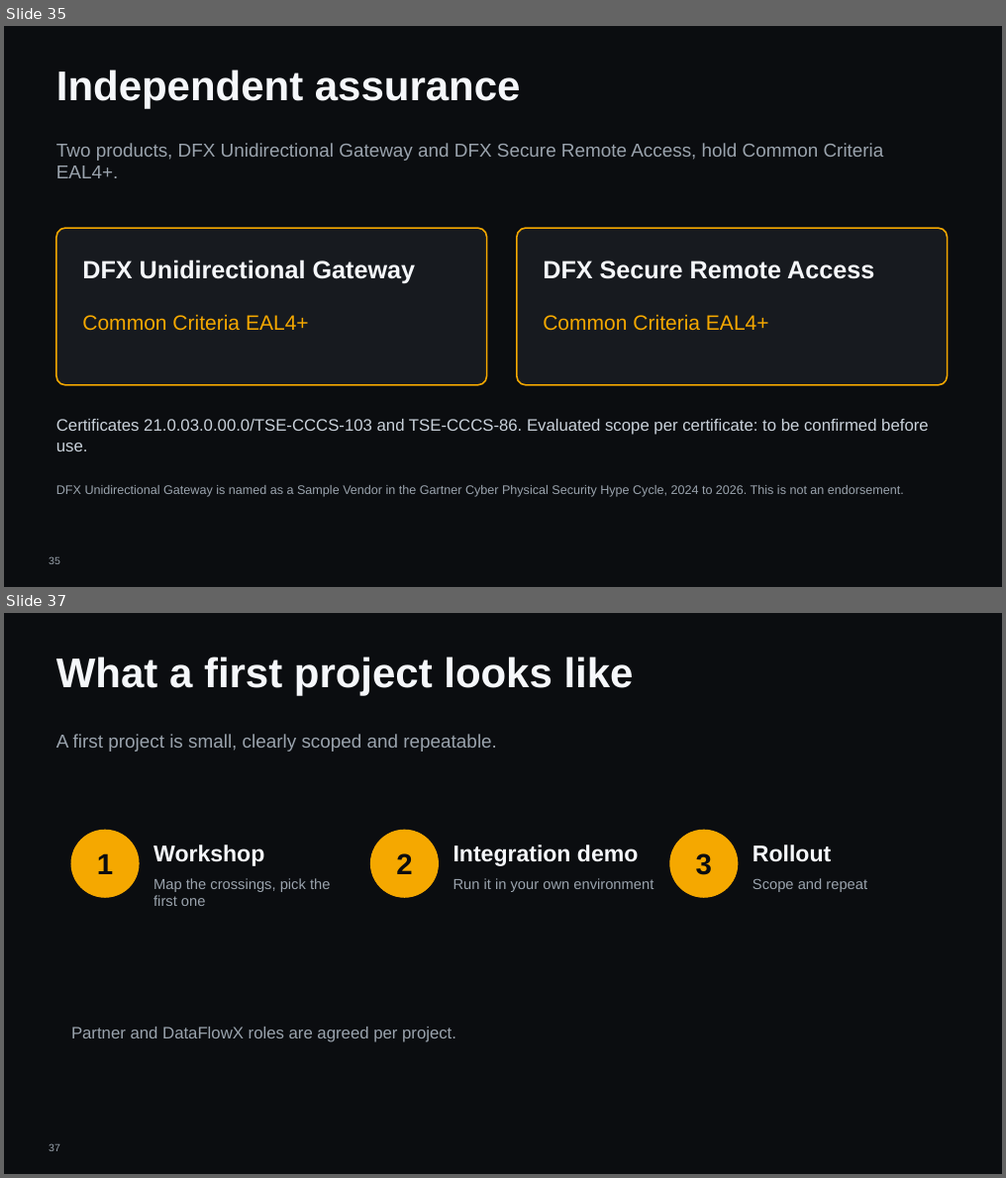
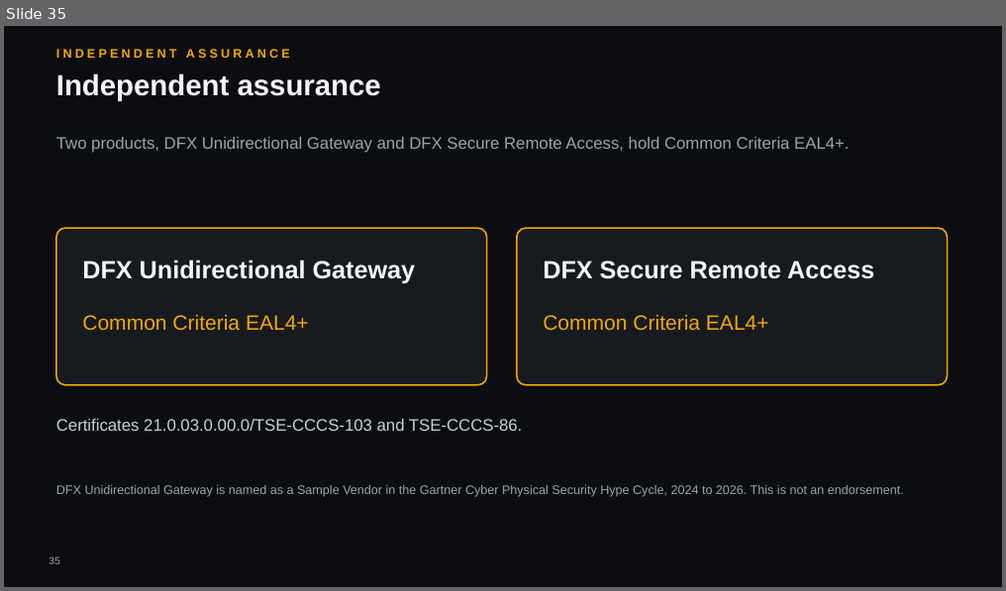
Before and after one commit to hybridus/DFX_Marketing, a slide deck: Projects/03_Presales_Master_Deck/pilot/DFX_Master_deck.pptx. Shown one above the other, each under a label of ours: slides 35 and 37 before the commit, slide 35 after it; the slides between them are not shown. The pictures are 1006x1178 and 1006x591 pixels, drawn with LibreOffice and Linux fonts; fonts in the diff are those of the drawing; background and template pictures are left out. Boxes give left, top, right and bottom in pixels: in the first picture for what was removed or moved away, otherwise in the second. Text is boxed around its words. In the diff, an @@ line names an element or a change of style, - is before the commit and + after.

```diff
--- a/Projects/03_Presales_Master_Deck/pilot/DFX_Master_deck.pptx
+++ b/Projects/03_Presales_Master_Deck/pilot/DFX_Master_deck.pptx
@@ slide 37 removed at (4,613,1002,1174), background #0B0D10 @@
@@ text removed at (56,657,634,696) @@
-What a first project looks like
@@ text removed at (56,734,497,752) @@
-A first project is small, clearly scoped and repeatable.
@@ ellipse removed at (71,830,139,897) @@
@@ text removed at (153,845,264,866) @@
-Workshop
@@ ellipse removed at (371,830,439,897) @@
@@ text removed at (453,845,638,866) @@
-Integration demo
@@ ellipse removed at (670,830,738,897) @@
@@ text removed at (752,845,831,862) @@
-Rollout
@@ text removed at (97,854,113,874) @@
-1
@@ text removed at (153,878,330,906) @@
-Map the crossings, pick the first one
@@ text removed at (396,854,412,874) @@
-2
@@ text removed at (453,878,653,892) @@
-Run it in your own environment
@@ text removed at (696,854,712,875) @@
-3
@@ text removed at (752,878,867,892) @@
-Scope and repeat
@@ text removed at (71,1027,456,1043) @@
-Partner and DataFlowX roles are agreed per project.
@@ page number removed at (49,1144,60,1152) @@
-37
@@ slide 35 changed as well @@
@@ text added at (56,49,290,58), 12 pt, text #F5A800, bold @@
+INDEPENDENT ASSURANCE
@@ text "Independent assurance" at (56,74,381,101): size 40 to 28 pt @@
@@ text "Two products, DFX Unidirectional Gateway ..." at (56,137,848,153): size 18 to 16 pt @@
@@ text at (56,419,522,431): text changed @@
-Certificates 21.0.03.0.00.0/TSE-CCCS-103 and TSE-CCCS-86. Evaluated scope per certificate: to be confirmed before use.
+Certificates 21.0.03.0.00.0/TSE-CCCS-103 and TSE-CCCS-86.
```
Also in this commit, not shown: 35 other slides changed, 1 slide added, 8 other files.
